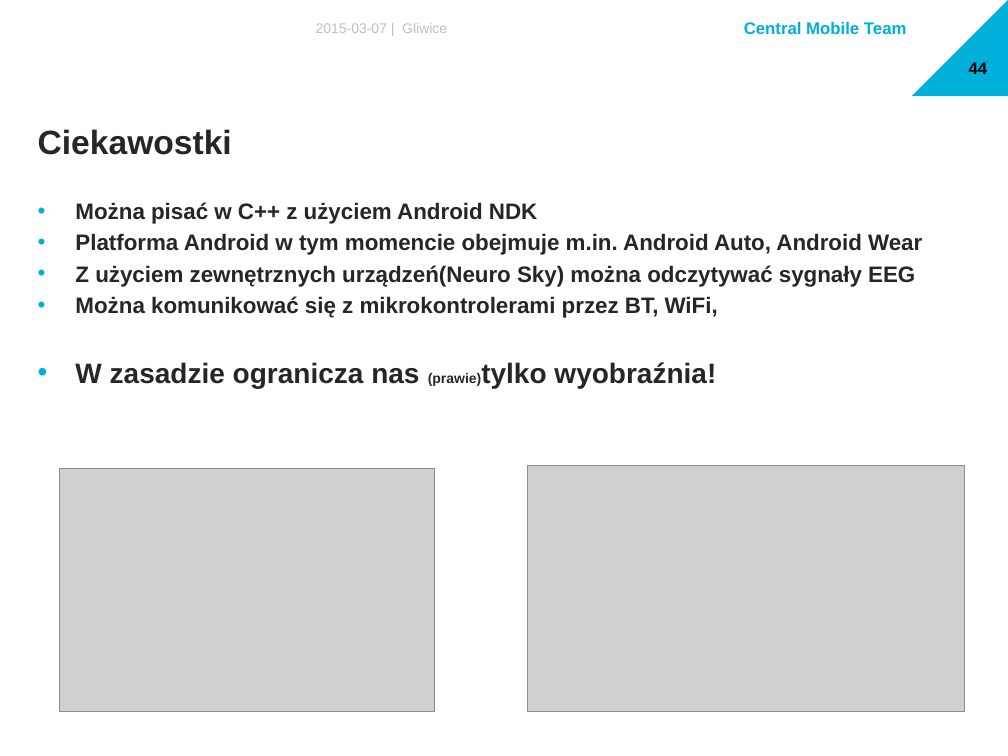
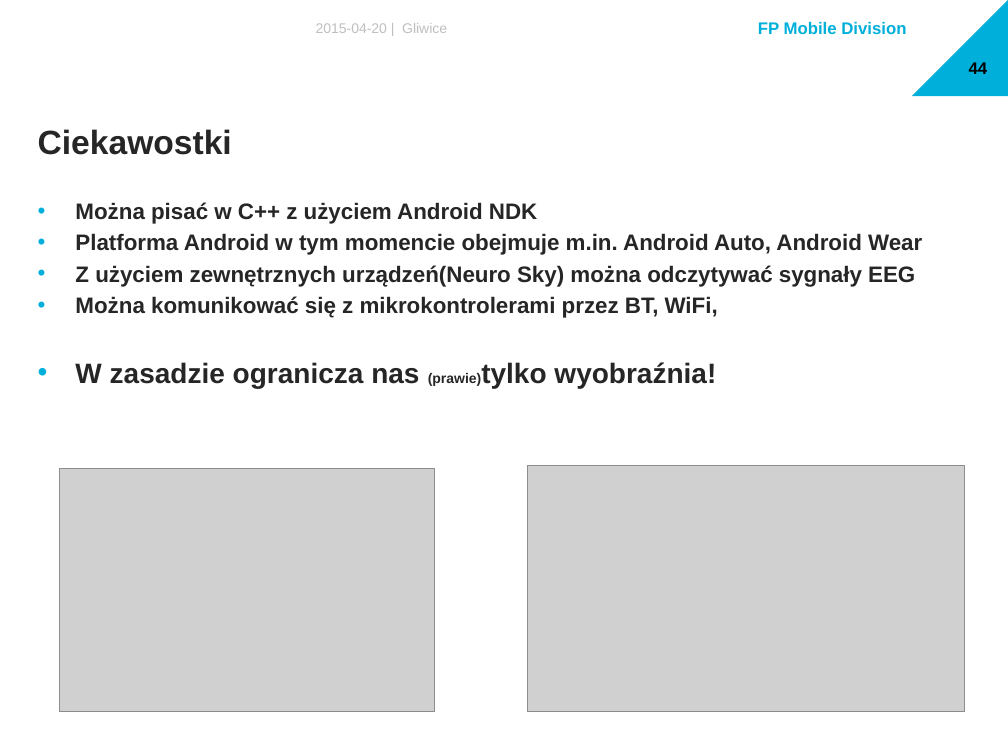
Before and after one commit to The-Lizard-Project/android-basics, a slide deck: slide 44 of Dokumenty/Presentation.pptx. Drawn at 1008x756 pixels with LibreOffice and Linux fonts; fonts in the diff are those of the drawing; grey boxes stand for pictures; background and template pictures are left out. Boxes give left, top, right and bottom in pixels: in the first picture for what was removed or moved away, otherwise in the second. Text is boxed around its words. In the diff, an @@ line names an element or a change of style, - is before the commit and + after.

Commit message:
Updated presentation

```diff
--- a/Dokumenty/Presentation.pptx
+++ b/Dokumenty/Presentation.pptx
@@ text at [316,23,447,33]: text changed @@
-2015-03-07 | Gliwice
+2015-04-20 | Gliwice
@@ text at [758,22,906,34]: text changed @@
-Central Mobile Team
+FP Mobile Division
```
Also in this commit, not shown: 43 other slides changed.
